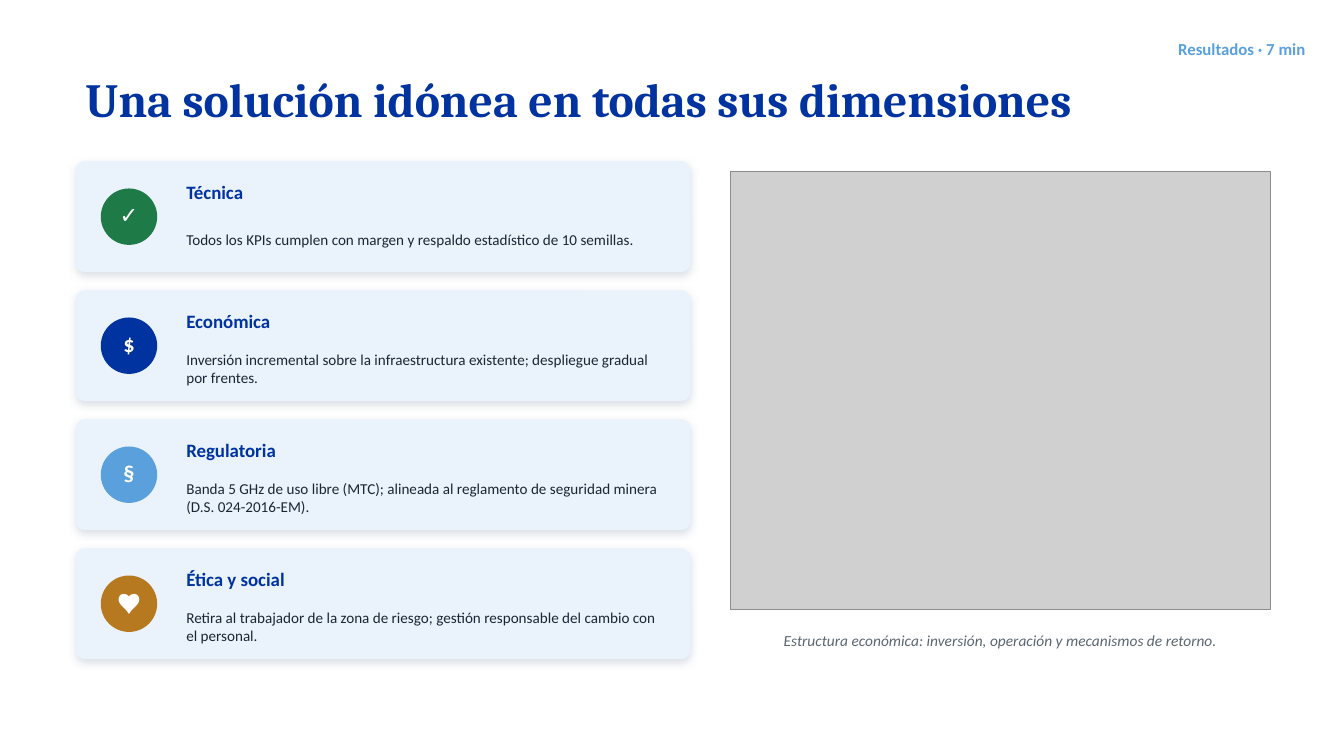
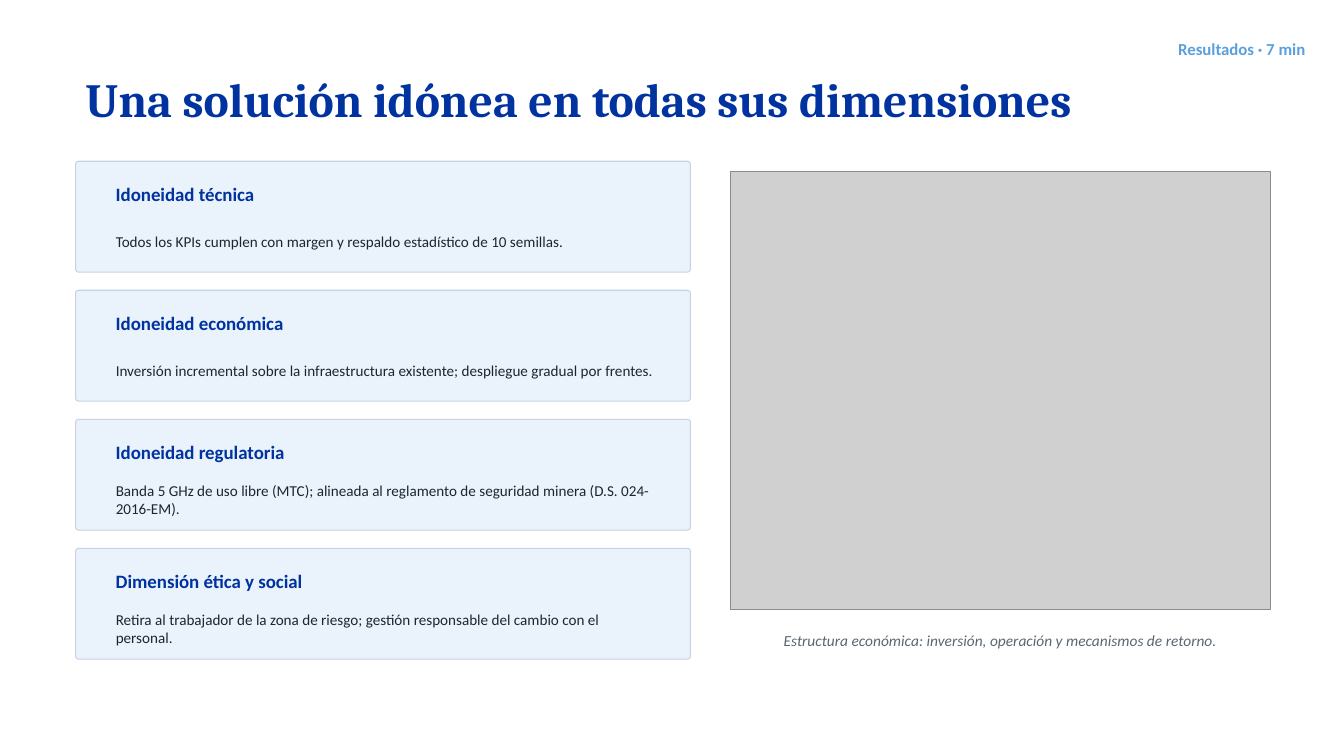
Before and after one commit to AdrianLopez012/tesis-lhd-802.11ac, a slide deck: slide 13 of fase4/presentacion/sustentacion_tesis.pptx. Drawn at 1344x756 pixels with LibreOffice and Linux fonts; fonts in the diff are those of the drawing; grey boxes stand for pictures. Boxes give left, top, right and bottom in pixels: in the first picture for what was removed or moved away, otherwise in the second. Text is boxed around its words. In the diff, an @@ line names an element or a change of style, - is before the commit and + after.

```diff
--- a/fase4/presentacion/sustentacion_tesis.pptx
+++ b/fase4/presentacion/sustentacion_tesis.pptx
@@ ellipse removed at (101,189,157,245) @@
@@ text removed at (101,187,157,243) @@
-✓
@@ text at (116,187,254,201): text changed @@
-Técnica
+Idoneidad técnica
@@ text "Todos los KPIs cumplen con ...": place and size @@
-text "Todos los KPIs cumplen con ..." at (186,234,634,248)
+text "Todos los KPIs cumplen con ..." at (116,236,563,250)
@@ ellipse removed at (101,318,157,374) @@
@@ text removed at (101,316,157,372) @@
-$
@@ text at (116,316,284,330): text changed @@
-Económica
+Idoneidad económica
@@ text "Inversión incremental sobre la infraestructura ..." rewrapped from (186,354,648,386) to (116,365,652,379) @@
@@ ellipse removed at (101,447,157,503) @@
@@ text removed at (101,445,157,501) @@
-§
@@ text at (116,445,285,462): text changed @@
-Regulatoria
+Idoneidad regulatoria
@@ text "Banda 5 GHz de uso ..." rewrapped from (186,483,657,514) to (116,485,649,516) @@
@@ outline none to #C7D3E2 0.75 pt; shadow off; proportions changed in 4 elements at (76,161,691,272), (76,290,691,401), (76,419,691,530), (76,548,691,659) @@
@@ ellipse removed at (101,576,157,632) @@
@@ text removed at (101,574,157,630) @@
-♥
@@ text at (116,574,302,591): text changed @@
-Ética y social
+Dimensión ética y social
@@ text "Retira al trabajador de la ..." rewrapped from (186,612,655,644) to (116,614,599,646) @@
```
Also in this commit, not shown: 9 other slides changed, 1 slide added, 1 slide removed, 11 other files.
